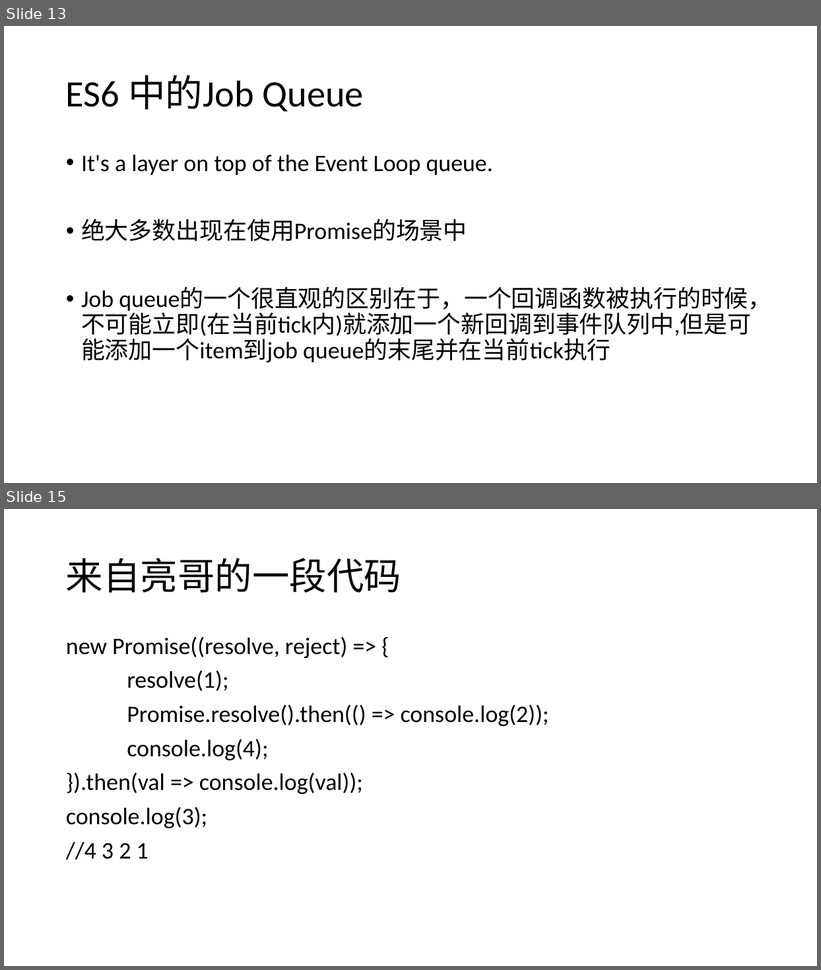
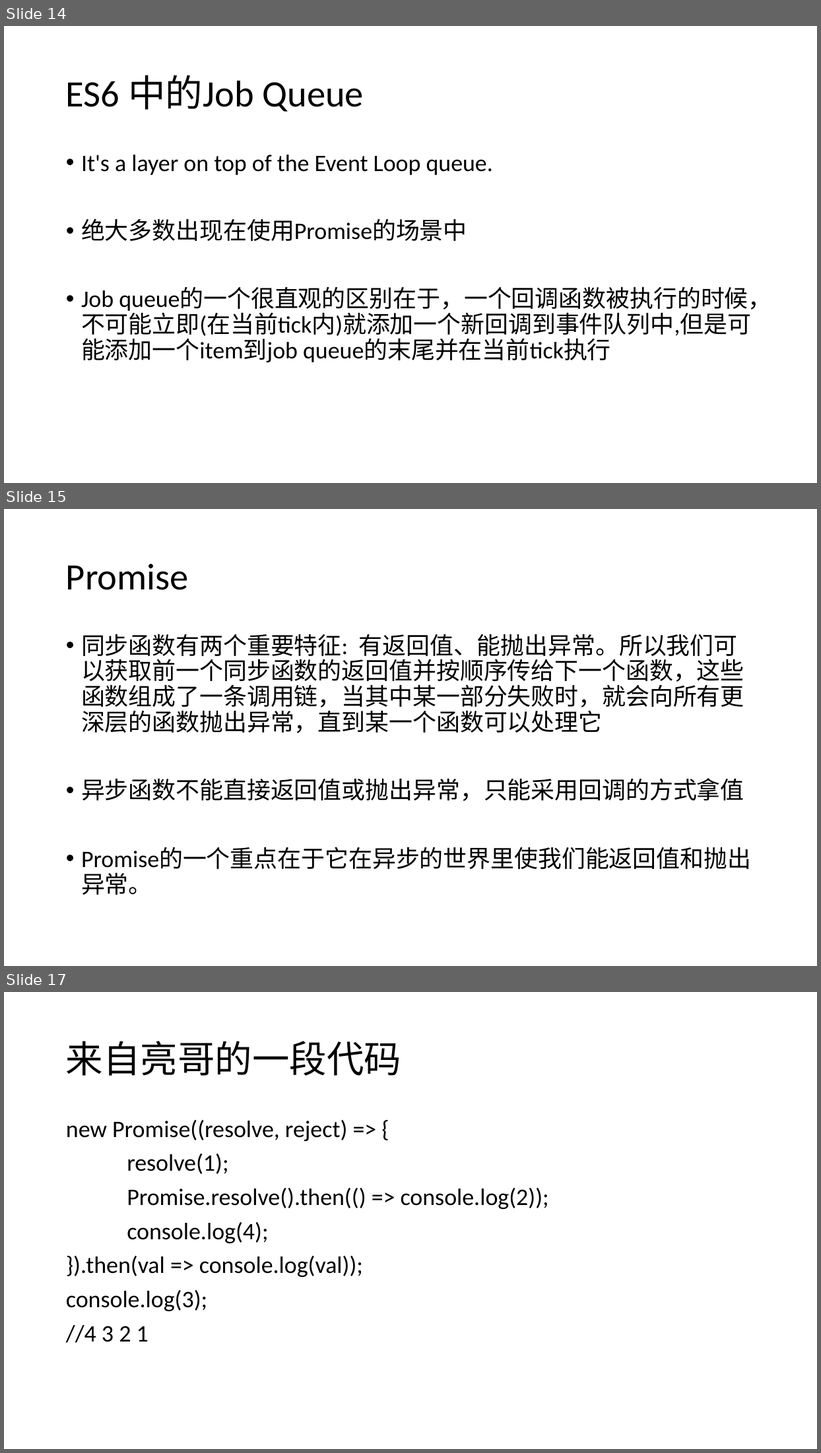
Before and after one commit to WHITE-ILMARE/Technique-Share, a slide deck: Deep Digging in Browser.pptx. Shown one above the other, each under a label of ours: slides 13 and 15 before the commit, slides 14, 15 and 17 after it; the slides between them are not shown. The pictures are 821x970 and 821x1453 pixels, drawn with LibreOffice and Linux fonts; fonts in the diff are those of the drawing. Boxes give left, top, right and bottom in pixels: in the first picture for what was removed or moved away, otherwise in the second. Text is boxed around its words. In the diff, an @@ line names an element or a change of style, - is before the commit and + after.

```diff
--- a/Deep Digging in Browser.pptx
+++ b/Deep Digging in Browser.pptx
@@ slide 15 added at (4,509,817,966), background #FFFFFF @@
@@ title added at (66,564,189,590), 44 pt, text #000000 @@
+Promise
@@ text added at (81,634,745,895), 28 pt, text #000000 @@
+• 同步函数有两个重要特征: 有返回值、能抛出异常。所以我们可以获取前一个同步函数的返回值并按顺序传给下一个函数，这些函数组成了一条调用链，当其中某一部分失败时，就会向所有更深层的函数抛出异常，直到某一个函数可以处理它
+• 异步函数不能直接返回值或抛出异常，只能采用回调的方式拿值
+• Promise的一个重点在于它在异步的世界里使我们能返回值和抛出异常。
@@ what was slide 13 is now slide 14 @@
@@ what was slide 15 is now slide 17 @@
```
Also in this commit, not shown: 4 slides changed, 2 other slides added, 1 slide removed.
